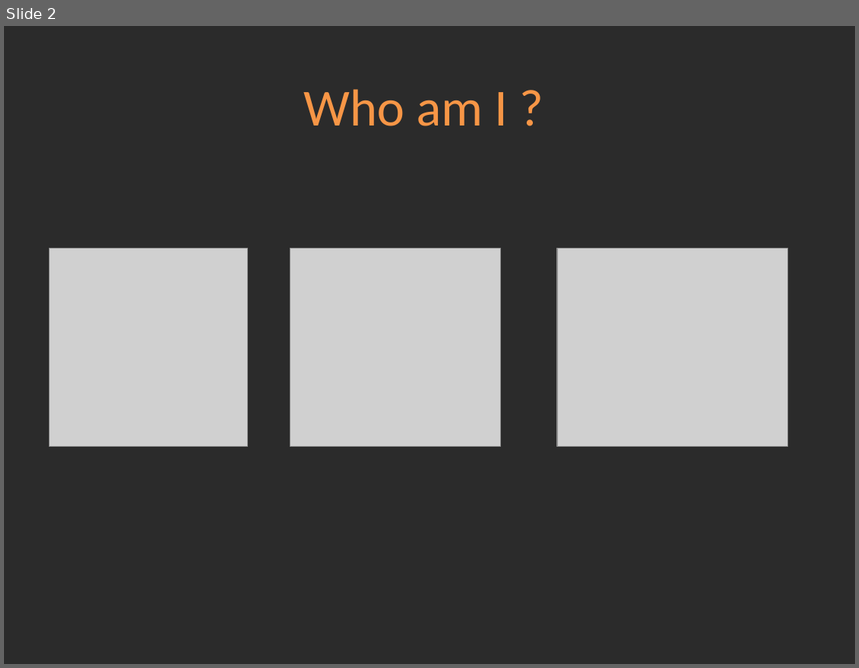
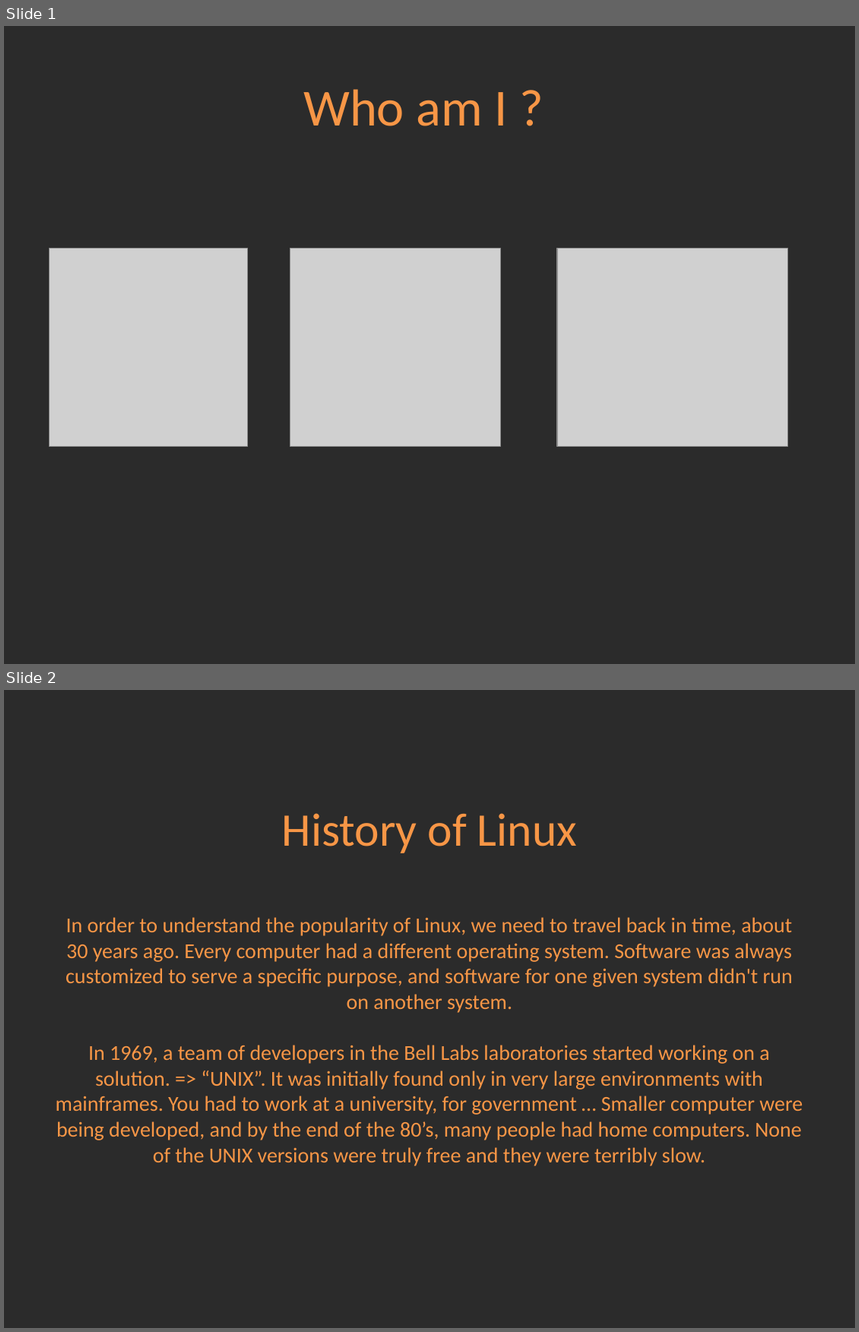
Before and after one commit to Academy-Soft-Intellect/Linux-Course, a slide deck: 1.Introduction/01-Introduction.pptx. Shown one above the other, each under a label of ours: slide 2 before the commit, slides 1 and 2 after it. The pictures are 859x668 and 859x1332 pixels, drawn with LibreOffice and Linux fonts; fonts in the diff are those of the drawing; grey boxes stand for pictures; background and template pictures are left out; a plain dark background stands for a picture behind light text. Boxes give left, top, right and bottom in pixels: in the first picture for what was removed or moved away, otherwise in the second. Text is boxed around its words. In the diff, an @@ line names an element or a change of style, - is before the commit and + after.

Commit message:
Adding history.

```diff
--- a/1.Introduction/01-Introduction.pptx
+++ b/1.Introduction/01-Introduction.pptx
@@ slide 2 added at <box>4,690,855,1328</box>, background picture (left out) @@
@@ title added at <box>56,813,803,1167</box>, 18 pt, text #F79646 @@
+History of Linux
+In order to understand the popularity of Linux, we need to travel back in time, about 30 years ago. Every computer had a different operating system. Software was always customized to serve a specific purpose, and software for one given system didn't run on another system.
+In 1969, a team of developers in the Bell Labs laboratories started working on a solution. => “UNIX”. It was initially found only in very large environments with mainframes. You had to work at a university, for government … Smaller computer were being developed, and by the end of the 80’s, many people had home computers. None of the UNIX versions were truly free and they were terribly slow.
@@ what was slide 2 is now slide 1 @@
```
Also in this commit, not shown: 2 other slides added.
